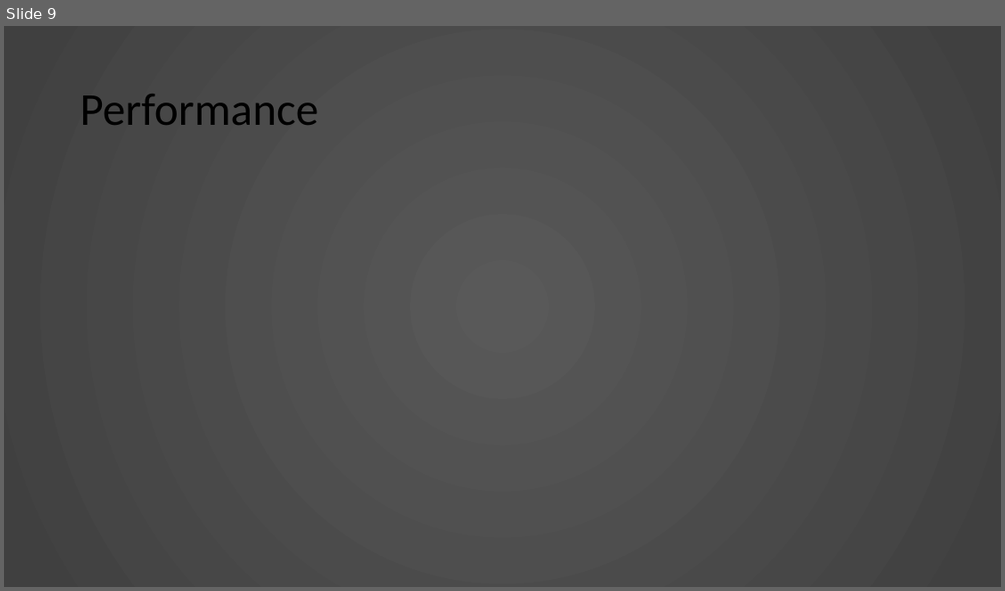
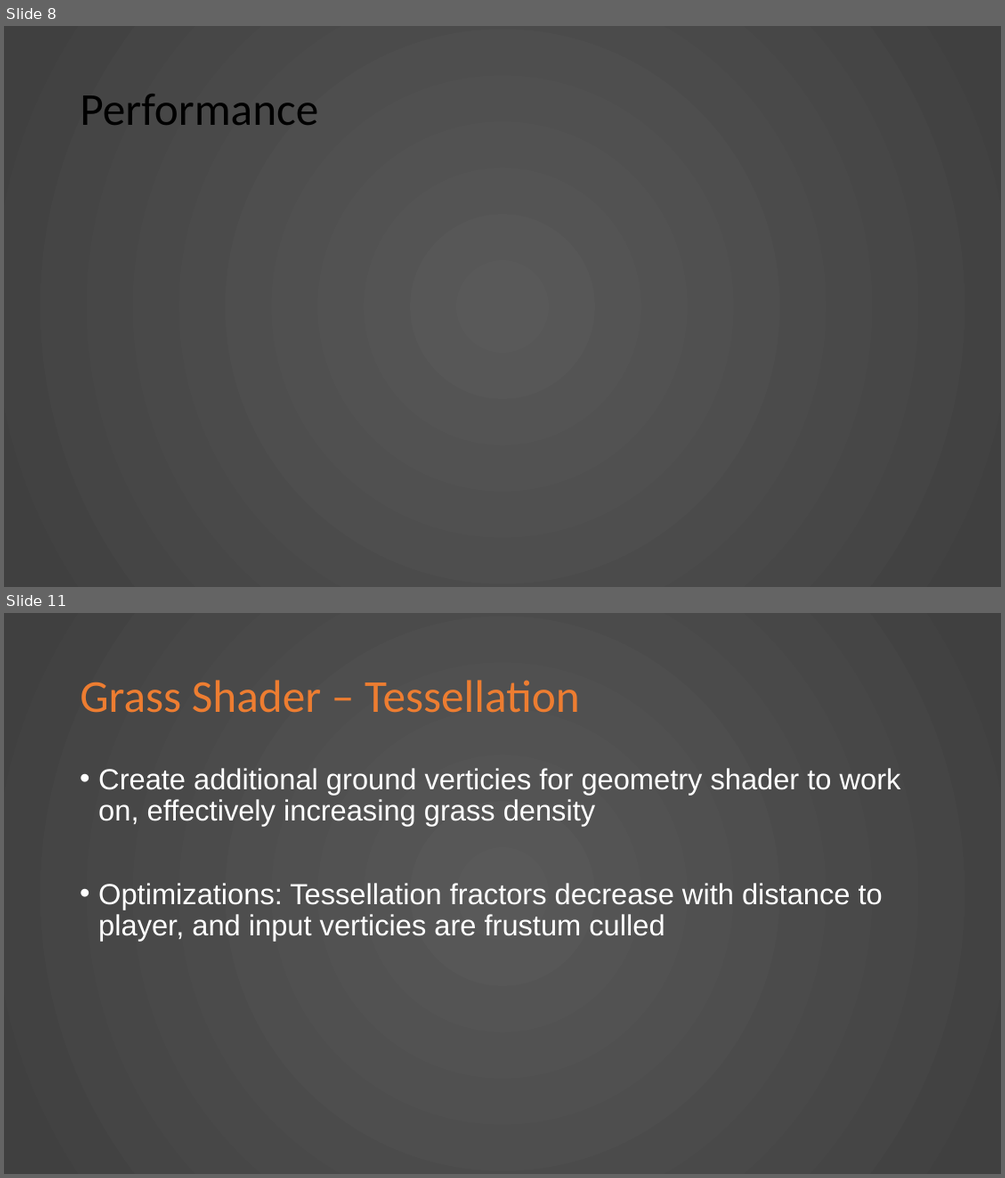
Before and after one commit to KnightTec/ShaderProject, a slide deck: Presentation.pptx. Shown one above the other, each under a label of ours: slide 9 before the commit, slides 8 and 11 after it; the slides between them are not shown. The pictures are 1005x591 and 1005x1178 pixels, drawn with LibreOffice and Linux fonts; fonts in the diff are those of the drawing. Boxes give left, top, right and bottom in pixels: in the first picture for what was removed or moved away, otherwise in the second. Text is boxed around its words. In the diff, an @@ line names an element or a change of style, - is before the commit and + after.

```diff
--- a/Presentation.pptx
+++ b/Presentation.pptx
@@ slide 11 added at (4,613,1001,1174), background gradient #595959 to #404040 @@
@@ title added at (80,680,580,713), 44 pt, text #ED7D31 @@
+Grass Shader – Tessellation
@@ text added at (98,768,901,941), 28 pt, text #FFFFFF @@
+• Create additional ground verticies for geometry shader to work on, effectively increasing grass density
+• Optimizations: Tessellation fractors decrease with distance to player, and input verticies are frustum culled
@@ what was slide 9 is now slide 8 @@
```
Also in this commit, not shown: 3 slides changed, 7 other slides added, 1 slide removed.
